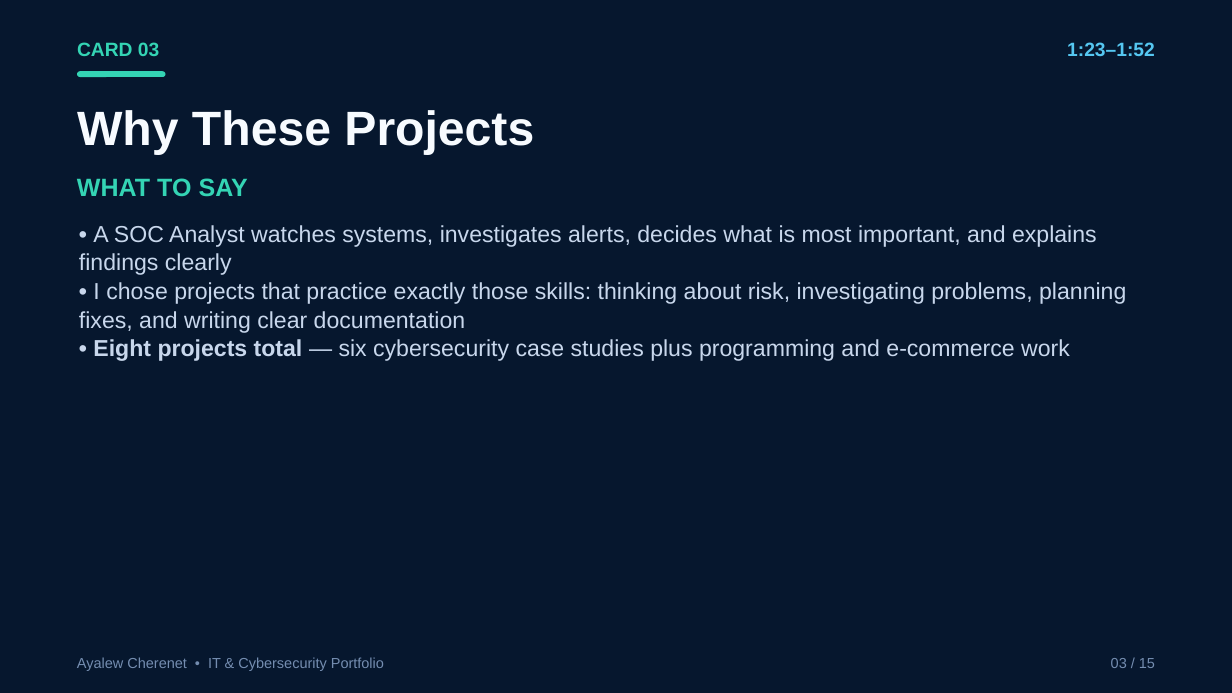
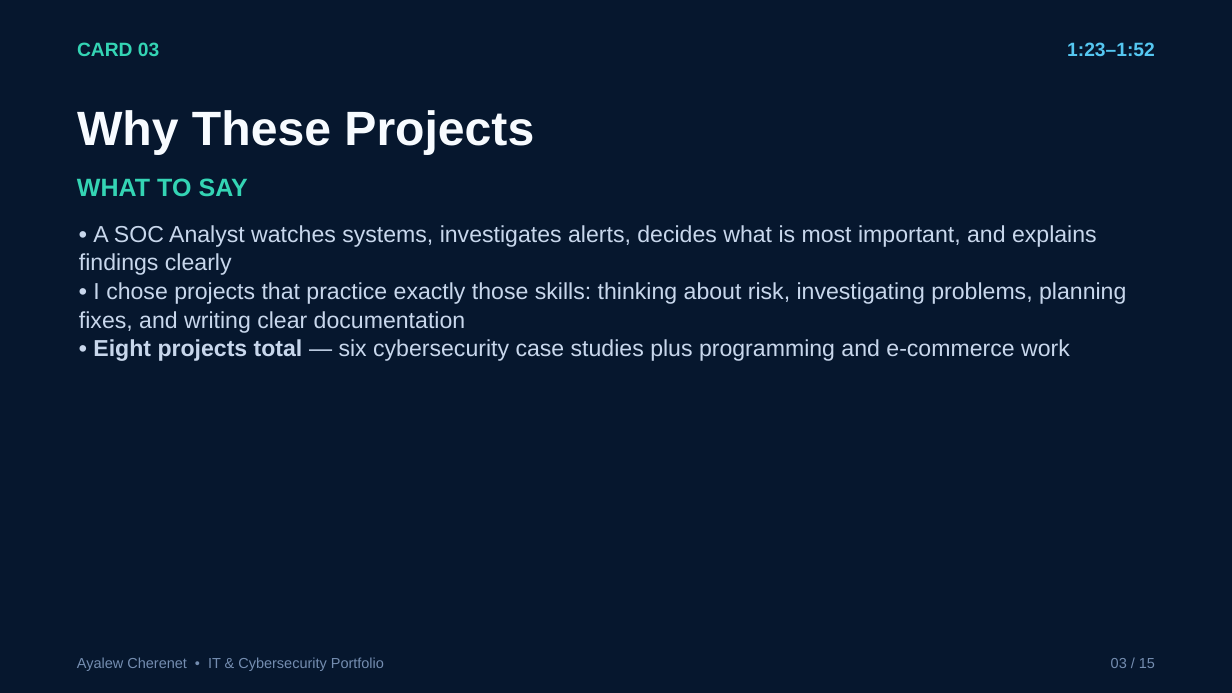
Before and after one commit to AyalewG8/cybersecurity-portfolio, a slide deck: slide 3 of assets/Ayalew_Cherenet_Portfolio_Presentation_Flashcards.pptx. Drawn at 1232x693 pixels with LibreOffice and Linux fonts; fonts in the diff are those of the drawing. Boxes give left, top, right and bottom in pixels: in the first picture for what was removed or moved away, otherwise in the second. Text is boxed around its words. In the diff, an @@ line names an element or a change of style, - is before the commit and + after.

```diff
--- a/assets/Ayalew_Cherenet_Portfolio_Presentation_Flashcards.pptx
+++ b/assets/Ayalew_Cherenet_Portfolio_Presentation_Flashcards.pptx
@@ rounded rectangle removed at [77, 71, 165, 77] @@
```
Also in this commit, not shown: 14 other slides changed.
